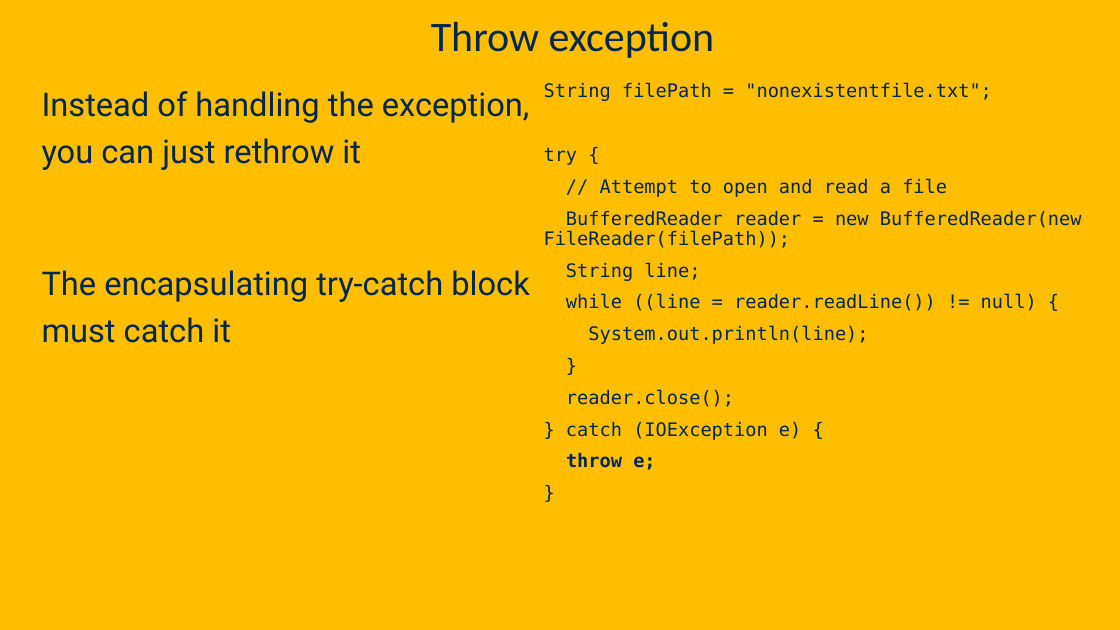
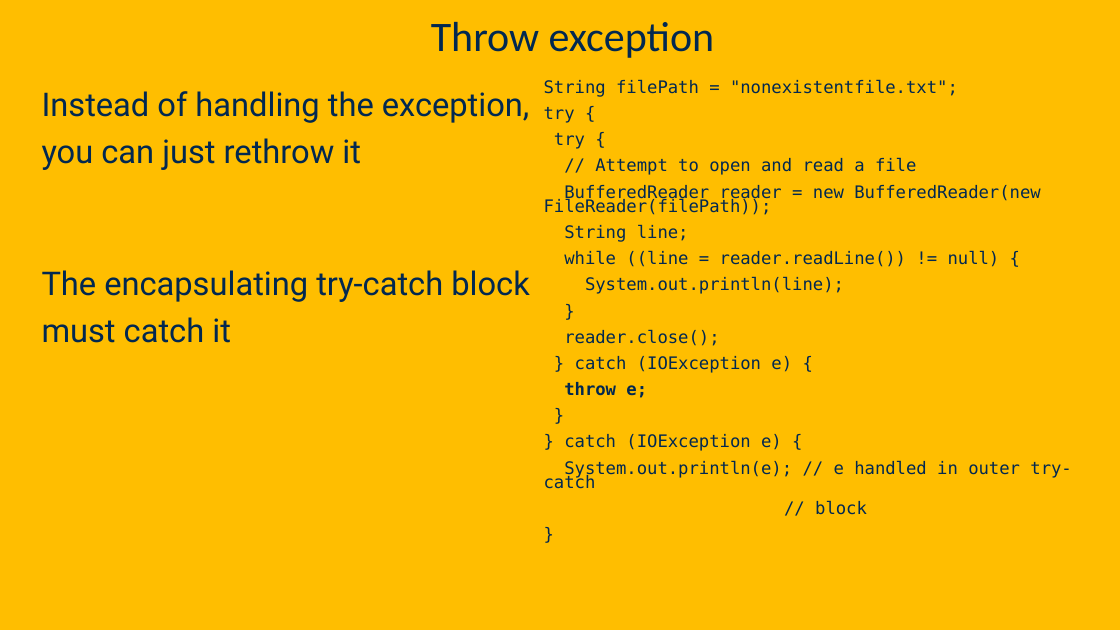
Before and after one commit to davsec-teaching/ECS160-Winter2025, a slide deck: slide 39 of slides/3_object_oriented_fundamentals.pptx (slide 30 before the commit). Drawn at 1120x630 pixels with LibreOffice and Linux fonts; fonts in the diff are those of the drawing; background and template pictures are left out. Boxes give left, top, right and bottom in pixels: in the first picture for what was removed or moved away, otherwise in the second. Text is boxed around its words. In the diff, an @@ line names an element or a change of style, - is before the commit and + after.

```diff
--- a/slides/3_object_oriented_fundamentals.pptx
+++ b/slides/3_object_oriented_fundamentals.pptx
@@ text at box(544, 79, 1040, 398): size 16 to 14.8 pt in "String filePath = "nonexistentfile.txt";", "try {", "// Attempt to open and read a ...", "BufferedReader reader = new BufferedReader(new FileReader(fi ..." and 8 more places; line spacing 0.9 to 0.7 @@
@@ text at box(544, 107, 575, 123): paragraph added @@
+try {
@@ text at box(544, 434, 1071, 515): paragraphs added @@
+} catch (IOException e) {
+System.out.println(e); // e handled in outer try-catch
+// block
+}
```
Also in this commit, not shown: 10 slides added, 1 slide removed.
